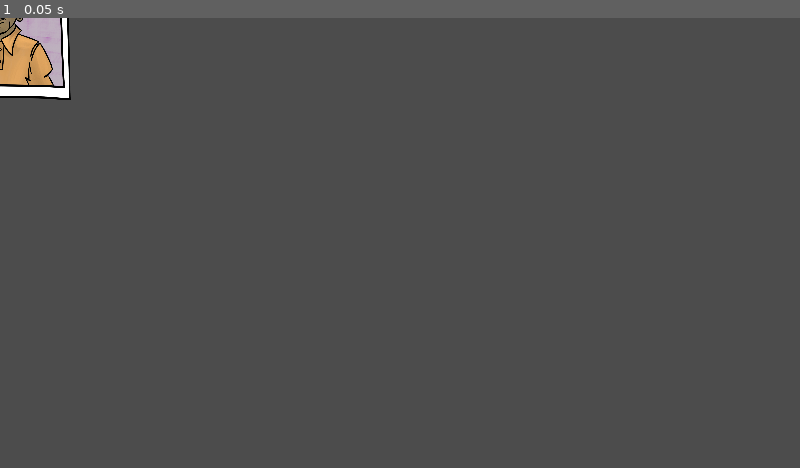
Above: before the commit, frame 1.
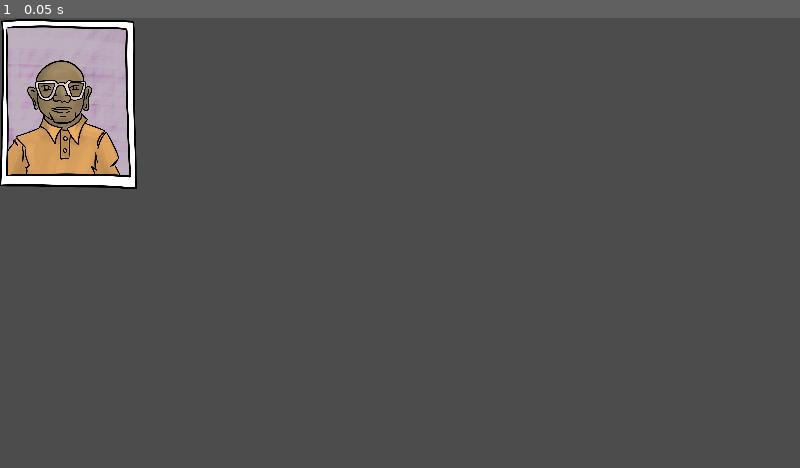
Above: after the commit, the same moment.

Repository: ImpeccableN/archeogame
Game: Godot game, scene res://Minigame_WerkzeugZuordnen/WerkzeugPerson.tscn
Two runs of this game, one before a commit and one after it. Both use one fixed random seed, a clock stepped at 60 frames per second and the inputs below. The project has no main scene, so this scene is started directly.
Inputs:
- Up to frame 1 (0.05 s): no input

The runs differ from the first frame. In frame 1, 6.0% of the frame differs, in the area x 0-18%, y 0-38%.
Error before the commit: Parse Error: Indented block expected after declaration of "_on_WerkzeugPerson_mouse_entered" function. (res://Minigame_WerkzeugZuordnen/WerkzeugPerson.gd:7)

Commit message:
MinigameWerkzeugZuordnen: hovering over persons picture reveals  Infobox

Diff:
--- a/HeuneburgGame/Minigame_WerkzeugZuordnen/WerkzeugPerson.gd
+++ b/HeuneburgGame/Minigame_WerkzeugZuordnen/WerkzeugPerson.gd
@@ -3,3 +3,8 @@
 
 
 func _on_WerkzeugPerson_mouse_entered():
+	$Sprite/InfoBox.show()
+
+
+func _on_WerkzeugPerson_mouse_exited():
+	$Sprite/InfoBox.hide()
--- a/HeuneburgGame/Minigame_WerkzeugZuordnen/WerkzeugPerson.tscn
+++ b/HeuneburgGame/Minigame_WerkzeugZuordnen/WerkzeugPerson.tscn
@@ -5,30 +5,28 @@
 [ext_resource path="res://Minigame_WerkzeugZuordnen/Assets/possible_theme.tres" type="Theme" id=3]
 [ext_resource path="res://Minigame_WerkzeugZuordnen/WerkzeugPerson.gd" type="Script" id=4]
 
-[sub_resource type="RectangleShape2D" id=1]
-extents = Vector2( 159, 200 )
-
 [sub_resource type="DynamicFont" id=2]
 size = 20
 font_data = ExtResource( 2 )
 
+[sub_resource type="RectangleShape2D" id=1]
+extents = Vector2( 159, 200 )
+
 [node name="WerkzeugPerson" type="Area2D"]
+position = Vector2( 159, 214 )
 script = ExtResource( 4 )
 
 [node name="Sprite" type="Sprite" parent="."]
 scale = Vector2( 0.3, 0.3 )
 texture = ExtResource( 1 )
 
-[node name="CollisionShape2D" type="CollisionShape2D" parent="."]
-position = Vector2( 6, -7 )
-shape = SubResource( 1 )
-
-[node name="InfoBox" type="Label" parent="."]
+[node name="InfoBox" type="Label" parent="Sprite"]
 visible = false
-margin_left = 111.0
-margin_top = -179.0
-margin_right = 400.0
-margin_bottom = 174.0
+margin_left = 370.0
+margin_top = -596.667
+margin_right = 659.0
+margin_bottom = -243.667
+rect_scale = Vector2( 3, 3 )
 mouse_filter = 0
 theme = ExtResource( 3 )
 custom_fonts/font = SubResource( 2 )
@@ -36,4 +34,9 @@
 Muss oft auf Klo
 Hämmern liebt er"
 
+[node name="CollisionShape2D" type="CollisionShape2D" parent="."]
+position = Vector2( 6, -7 )
+shape = SubResource( 1 )
+
 [connection signal="mouse_entered" from="." to="." method="_on_WerkzeugPerson_mouse_entered"]
+[connection signal="mouse_exited" from="." to="." method="_on_WerkzeugPerson_mouse_exited"]
